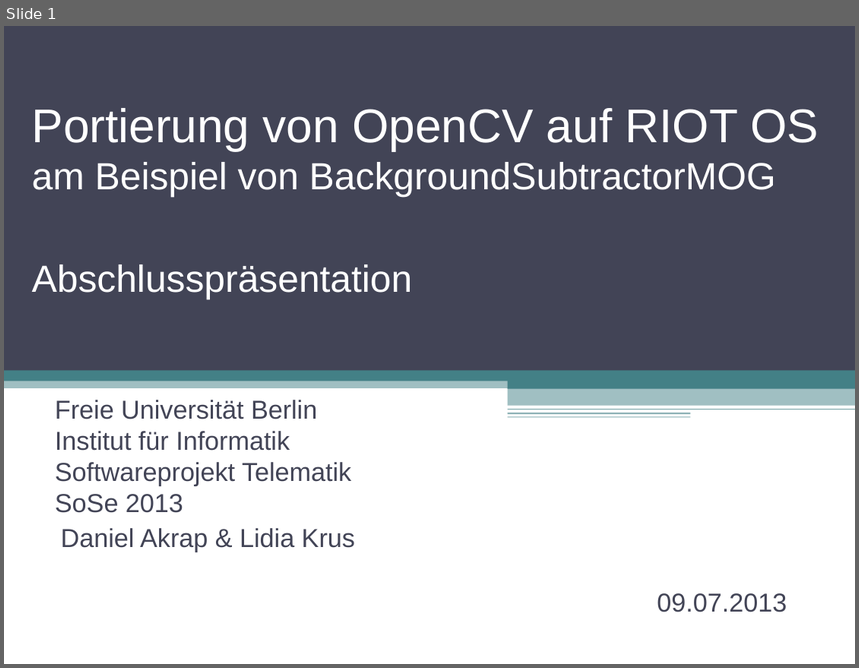
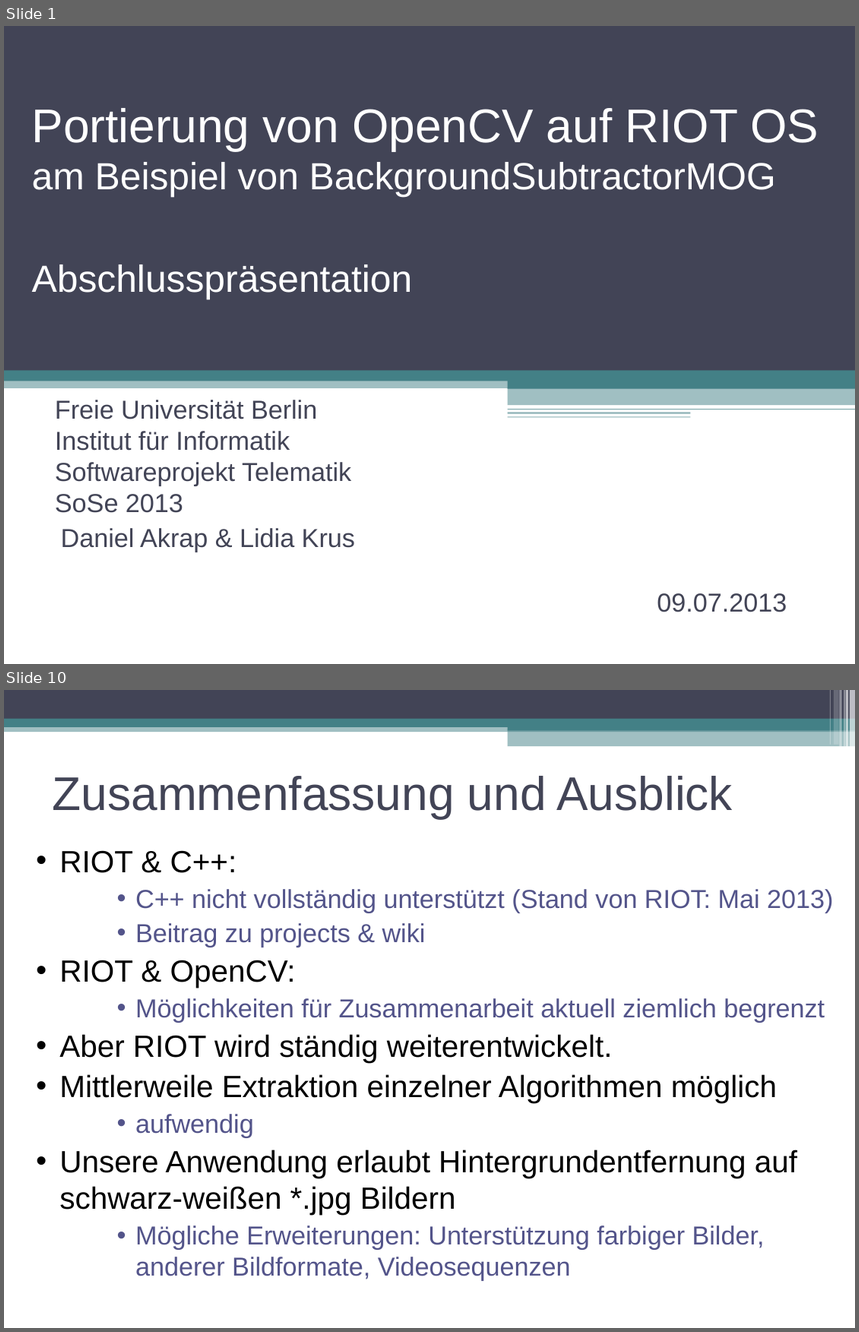
Before and after one commit to swp2013riot/riot-opencv-port, a slide deck: doc/final_presentation.odp. Shown one above the other, each under a label of ours: slide 1 before the commit, slides 1 and 10 after it; the slides between them are not shown. The pictures are 859x668 and 859x1332 pixels, drawn with LibreOffice and Linux fonts; fonts in the diff are those of the drawing. Boxes give left, top, right and bottom in pixels: in the first picture for what was removed or moved away, otherwise in the second. Text is boxed around its words. In the diff, an @@ line names an element or a change of style, - is before the commit and + after.

```diff
--- a/doc/final_presentation.odp
+++ b/doc/final_presentation.odp
@@ slide 10 added at (4,690,855,1328), background #FFFFFF @@
@@ rectangle added at (4,690,855,719), fill #424456 @@
@@ rectangle added at (829,690,831,745), fill #FFFFFF at 30% opacity @@
@@ rectangle added at (834,690,839,745), fill #FFFFFF at 20% opacity @@
@@ rectangle added at (840,690,842,748), fill #FFFFFF at 40% opacity @@
@@ rectangle added at (844,690,845,748), fill #FFFFFF at 60% opacity @@
@@ rectangle added at (846,690,848,748), fill #FFFFFF at 65% opacity @@
@@ rectangle added at (850,690,855,748), fill #FFFFFF at 65% opacity @@
@@ rectangle added at (4,724,855,732), fill #438086 at 50% opacity @@
@@ rectangle added at (4,719,855,727), fill #438086 @@
@@ rectangle added at (508,723,855,731), fill #438086 @@
@@ rectangle added at (508,730,855,746), fill #438086 at 50% opacity @@
@@ title added at (53,776,734,818), 40 pt, text #424456 @@
+Zusammenfassung und Ausblick
@@ text added at (59,850,833,1281), 22 pt, text #53548A @@
+• RIOT & C++:
+      • C++ nicht vollständig unterstützt (Stand von RIOT: Mai 2013)
+      • Beitrag zu projects & wiki
+• RIOT & OpenCV:
+      • Möglichkeiten für Zusammenarbeit aktuell ziemlich begrenzt
+• Aber RIOT wird ständig weiterentwickelt.
+• Mittlerweile Extraktion einzelner Algorithmen möglich
+      • aufwendig
+• Unsere Anwendung erlaubt Hintergrundentfernung auf schwarz-weißen *.jpg Bildern
+      • Mögliche Erweiterungen: Unterstützung farbiger Bilder, anderer Bildformate, Videosequenzen
```
Also in this commit, not shown: 5 slides changed, 4 other slides added, 3 slides removed.
